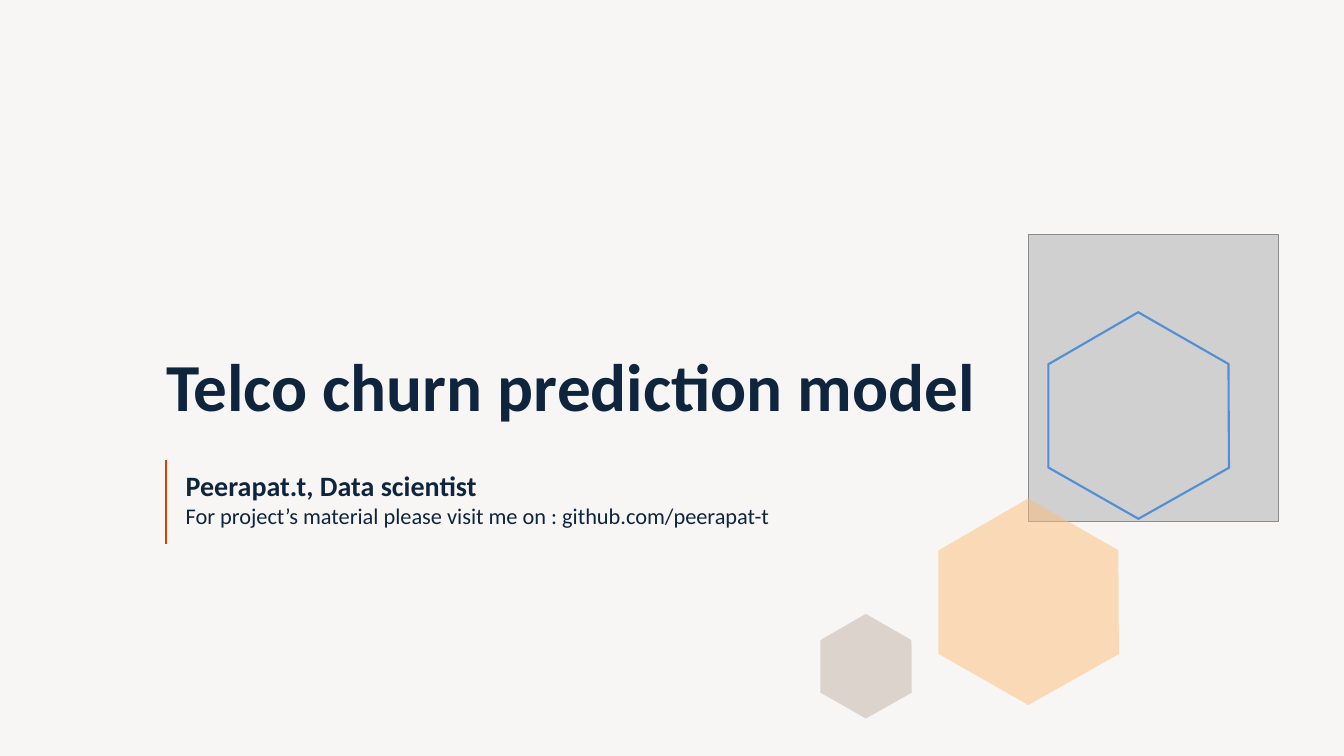
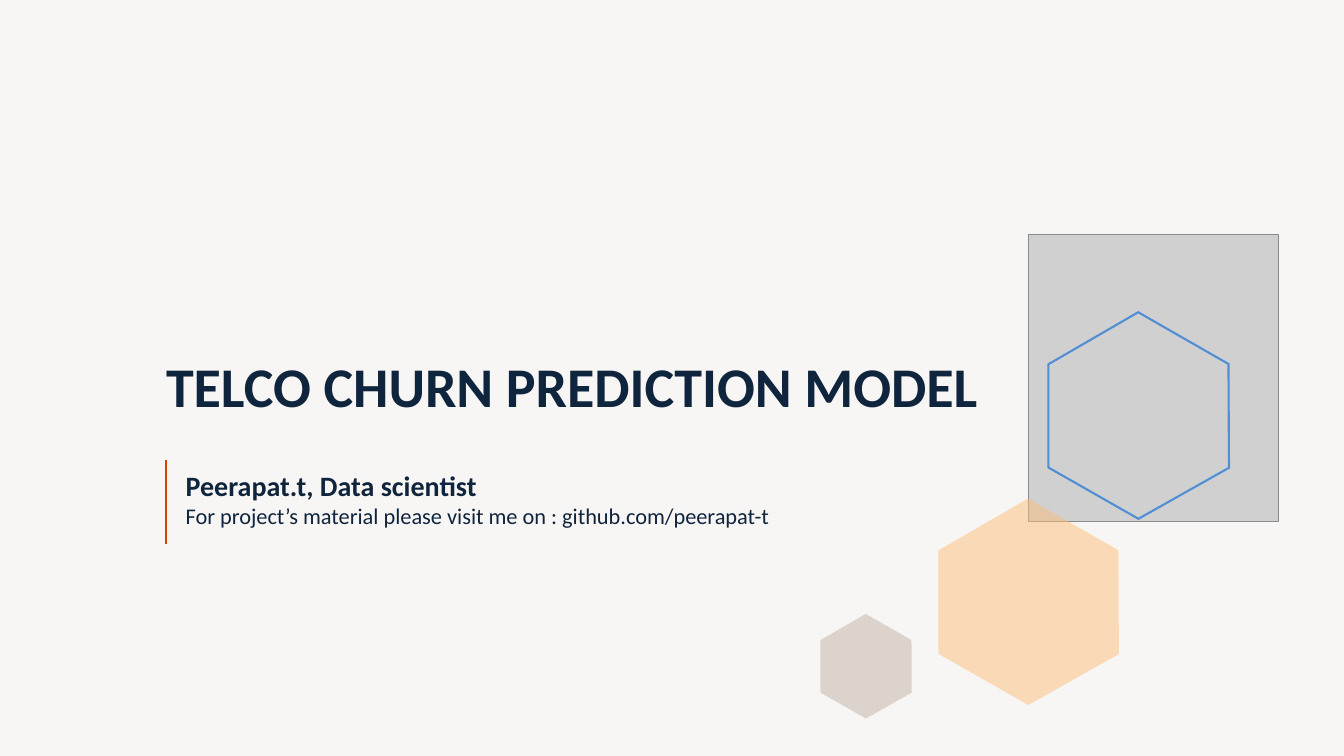
Before and after one commit to peerapat-t/telco_churn_prediction_model, a slide deck: slide 1 of Telco churn prediction model presentation.pptx. Drawn at 1344x756 pixels with LibreOffice and Linux fonts; fonts in the diff are those of the drawing; grey boxes stand for pictures. Boxes give left, top, right and bottom in pixels: in the first picture for what was removed or moved away, otherwise in the second. Text is boxed around its words. In the diff, an @@ line names an element or a change of style, - is before the commit and + after.

```diff
--- a/Telco churn prediction model presentation.pptx
+++ b/Telco churn prediction model presentation.pptx
@@ title at [166,370,977,408]: text changed; size 48 to 40 pt @@
-Telco churn prediction model
+TELCO CHURN PREDICTION MODEL
```
Also in this commit, not shown: 17 other slides changed, 1 other file.
